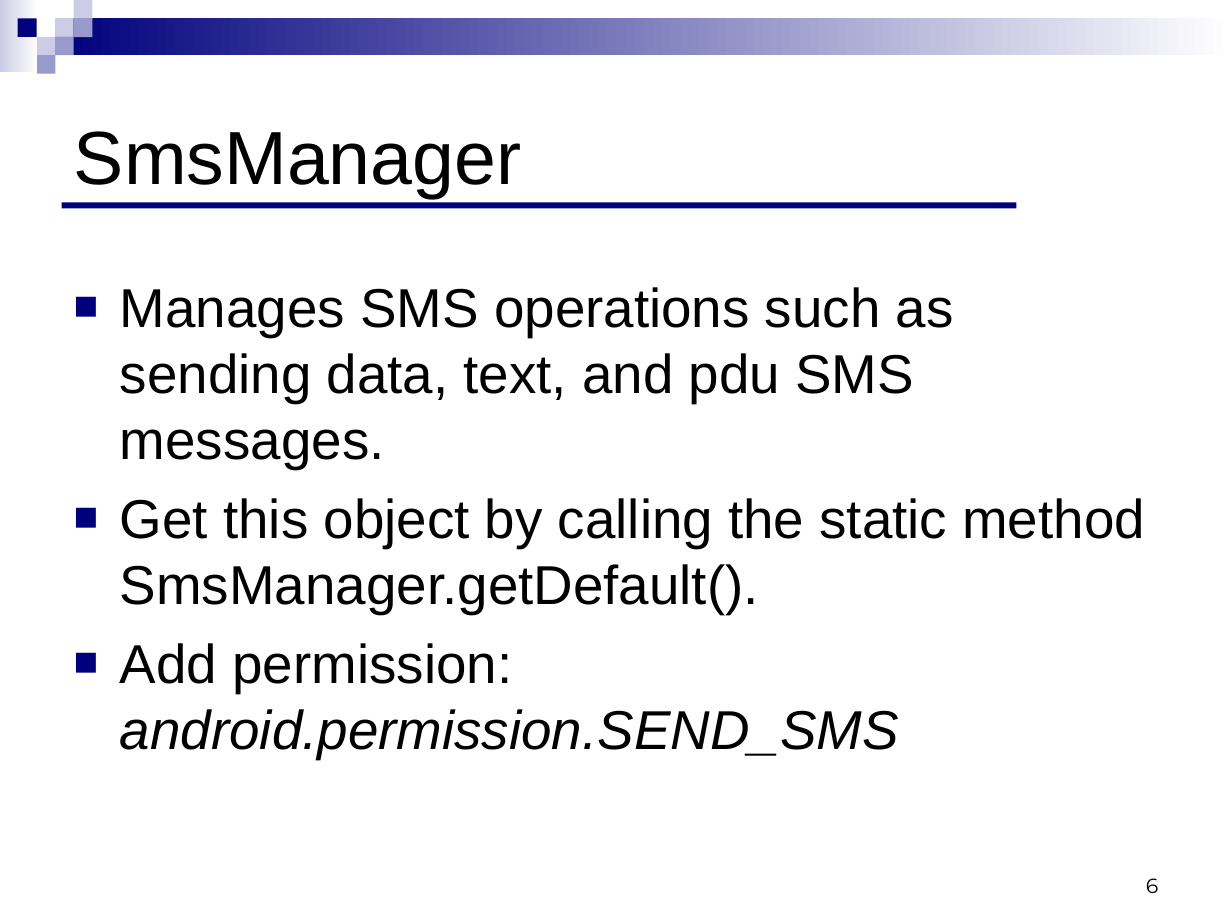
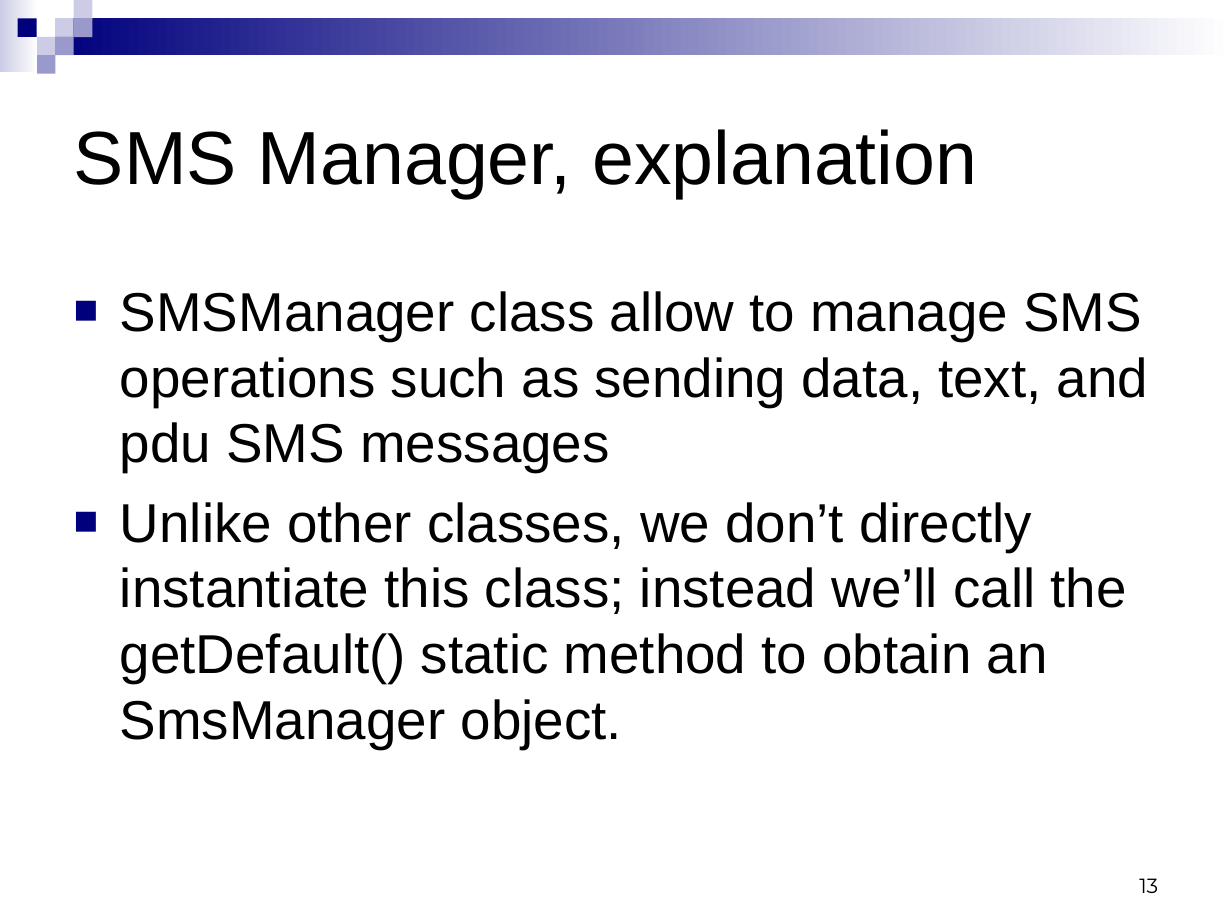
Before and after one commit to ndavidor/SmsTelephony, a slide deck: slide 13 of Telephony&SMS.ppt (slide 6 before the commit). Drawn at 1232x924 pixels with LibreOffice and Linux fonts; fonts in the diff are those of the drawing. Boxes give left, top, right and bottom in pixels: in the first picture for what was removed or moved away, otherwise in the second. Text is boxed around its words. In the diff, an @@ line names an element or a change of style, - is before the commit and + after.

```diff
--- a/Telephony&SMS.ppt
+++ b/Telephony&SMS.ppt
@@ title at [74, 129, 977, 198]: text changed @@
-SmsManager
+SMS Manager, explanation
@@ line removed from (62, 206) to (1016, 206) @@
@@ text at [120, 291, 1148, 749]: text changed @@
-■ Manages SMS operations such as sending data, text, and pdu SMS messages.
-■ Get this object by calling the static method SmsManager.getDefault().
-■ Add permission: android.permission.SEND_SMS
+■ SMSManager class allow to manage SMS operations such as sending data, text, and pdu SMS messages
+■ Unlike other classes, we don’t directly instantiate this class; instead we’ll call the getDefault() static method to obtain an SmsManager object.
@@ page number at [1139, 878, 1158, 893]: text changed @@
-6
+13
```
Also in this commit, not shown: 18 slides added, 3 slides removed.
